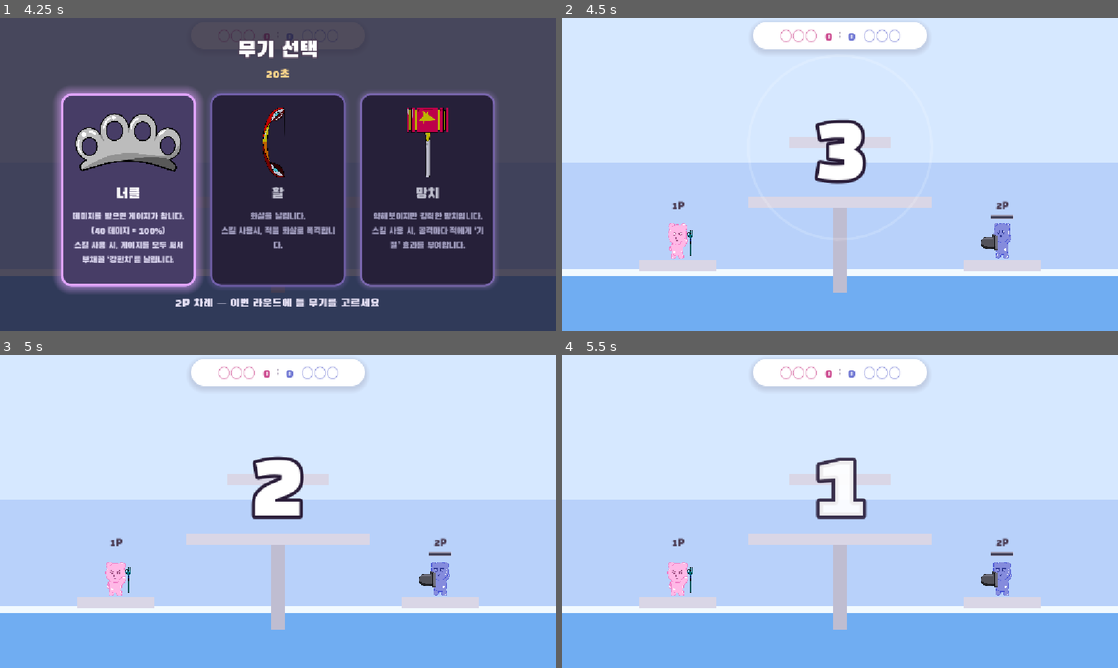
Above: before the commit, frames 1-4 (two rows, left to right).
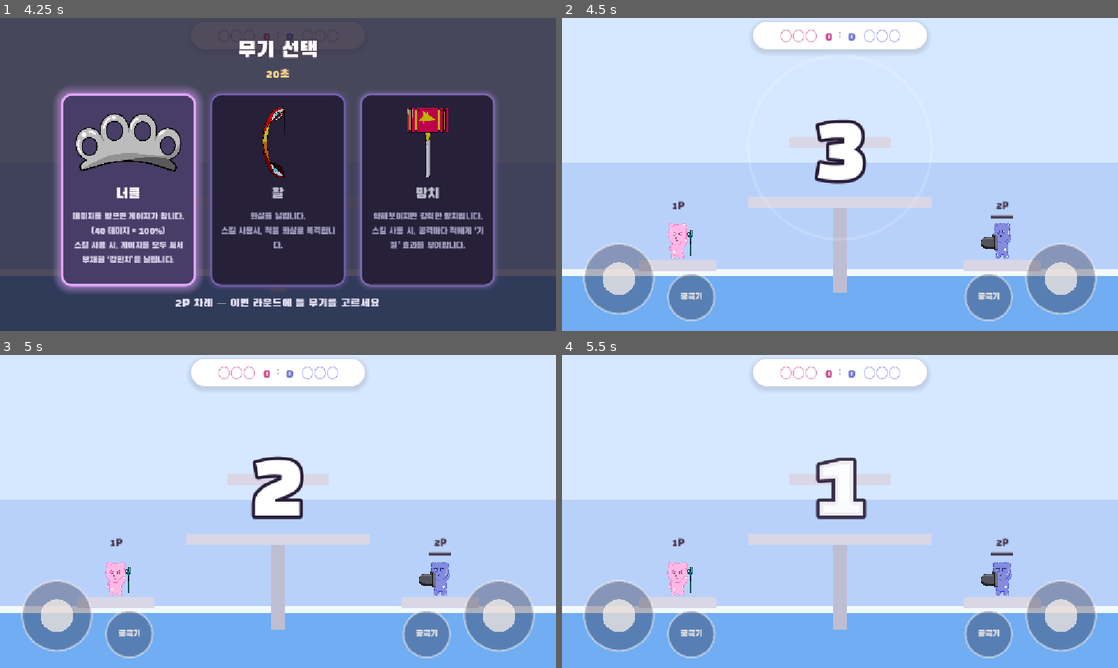
Above: after the commit, the same moments.

Repository: KADSA-OFFICIAL/Group-3
Game: Godot game, scene res://scenes/title.tscn
Two runs of this game, one before a commit and one after it. Both use one fixed random seed, a clock stepped at 60 frames per second and the inputs below.
Inputs (mouse positions are in pixels of both pictures, inside the frame that each line leads up to):
- Up to frame 1 (4.25 s): click "시작" at 0.5 s; click "시작!" at 1.25 s; move the mouse to (400, 158) at 2.02 s; click (400, 158) at 2.17 s; tap Enter at 2.75 s; drag from (166, 190) to (278, 327) at 2.77 s; click "삼지창" at 3.5 s
- Up to frame 2 (4.5 s): click "너클" at 4.25 s
- Up to frame 3 (5 s): no input
- Up to frame 4 (5.5 s): move the mouse to (895, 442) at 5.02 s; click (895, 442) at 5.17 s

Frame 1 is identical in both runs. In frame 2, 6.7% of the frame differs, in the area x 3-97%, y 71-97%; in frame 3, 6.7%; in frame 4, 6.7%.

Commit message:
feat: 모바일 전환 — 양쪽 가상 조이스틱 + 궁극기 버튼으로 조작한다 (#322)
한 태블릿/폰을 가로로 놓고 둘이 마주 잡는 구도다. 화면 왼쪽 아래가 1P,
오른쪽 아래가 2P이고 각자 조이스틱 하나 + 궁극기 버튼 하나를 쓴다.

- 조이스틱 하나가 이동·점프(위)·급강하(아래)를 다 맡는다. 문턱은 가로가
  낮고(0.32) 세로가 높다(0.58) — 걷다가 손가락이 조금 올라갔다고 뛰면 안 된다
- 세기는 늘 1.0 이다. 아날로그면 키보드와 이동 속도가 달라지고 그것은
  전투 수치를 건드리는 것과 같다
- 손가락을 받는 곳은 touch_controls.gd 하나다 — Button·_gui_input 은
  마우스 에뮬레이션으로 오는 손가락 하나만 받아서, 조작물마다 따로 받으면
  두 사람이 동시에 못 민다
- 게임 로직은 조작물을 모른다. Input.parse_input_event() 로 액션을 흉내 내므로
  read_input()·WeaponPick._unhandled_input() 를 한 줄도 안 고쳤고 키보드도 그대로다
- 덮는 화면(WeaponPick·ResultOverlay·MatchIntro)이 뜨면 접히면서 잡고 있던
  것을 놓는다 — 안 놓으면 무기를 고르는 동안 젤리가 계속 달린다
- project.godot 에 가로 고정·뷰포트 1152x648 명시, export_presets.cfg 에
  Android 프리셋 추가
- 문서: CLAUDE.md·AGENTS.md·README.md·docs/build.md

Co-Authored-By: Claude Opus 5 <noreply@anthropic.com>

Diff:
--- a/project.godot
+++ b/project.godot
@@ -25,7 +25,11 @@
 
 [display]
 
+window/size/viewport_width=1152
+window/size/viewport_height=648
 window/stretch/mode="canvas_items"
+window/stretch/aspect="keep"
+window/handheld/orientation="landscape"
 
 [gui]
 
--- a/scenes/main.tscn
+++ b/scenes/main.tscn
@@ -6,6 +6,7 @@
 [ext_resource type="PackedScene" path="res://scenes/match_intro.tscn" id="6_intro"]
 [ext_resource type="PackedScene" path="res://scenes/point_gain.tscn" id="7_point"]
 [ext_resource type="PackedScene" path="res://scenes/countdown.tscn" id="8_count"]
+[ext_resource type="PackedScene" path="res://scenes/touch_controls.tscn" id="9_touch"]
 
 [node name="Main" type="Node2D"]
 script = ExtResource("2_mainscript")
@@ -85,6 +86,9 @@
 
 [node name="Countdown" parent="UI/HUD" instance=ExtResource("8_count")]
 
+[node name="TouchControls" parent="UI/HUD" instance=ExtResource("9_touch")]
+covers = [NodePath("../WeaponPick"), NodePath("../ResultOverlay"), NodePath("../MatchIntro")]
+
 [node name="ResultOverlay" type="Control" parent="UI/HUD"]
 visible = false
 anchor_right = 1.0
--- /dev/null
+++ b/scenes/touch_controls.tscn
@@ -0,0 +1,105 @@
+[gd_scene format=3]
+
+[ext_resource type="Script" path="res://scripts/touch_controls.gd" id="1_touch"]
+[ext_resource type="Script" path="res://scripts/virtual_stick.gd" id="2_stick"]
+[ext_resource type="Script" path="res://scripts/skill_button.gd" id="3_skill"]
+
+[node name="TouchControls" type="Control"]
+layout_mode = 3
+anchors_preset = 15
+anchor_right = 1.0
+anchor_bottom = 1.0
+grow_horizontal = 2
+grow_vertical = 2
+mouse_filter = 2
+script = ExtResource("1_touch")
+
+[node name="P1Stick" type="Control" parent="."]
+layout_mode = 1
+anchors_preset = 2
+anchor_top = 1.0
+anchor_bottom = 1.0
+offset_left = 46.0
+offset_top = -180.0
+offset_right = 190.0
+offset_bottom = -36.0
+grow_vertical = 0
+mouse_filter = 2
+script = ExtResource("2_stick")
+player_id = 1
+
+[node name="P1Skill" type="Control" parent="."]
+layout_mode = 1
+anchors_preset = 2
+anchor_top = 1.0
+anchor_bottom = 1.0
+offset_left = 220.0
+offset_top = -118.0
+offset_right = 316.0
+offset_bottom = -22.0
+grow_vertical = 0
+mouse_filter = 2
+script = ExtResource("3_skill")
+player_id = 1
+
+[node name="Label" type="Label" parent="P1Skill"]
+layout_mode = 1
+anchors_preset = 15
+anchor_right = 1.0
+anchor_bottom = 1.0
+grow_horizontal = 2
+grow_vertical = 2
+mouse_filter = 2
+theme_override_colors/font_color = Color(0.99, 0.95, 0.92, 0.86)
+theme_override_font_sizes/font_size = 18
+text = "궁극기"
+horizontal_alignment = 1
+vertical_alignment = 1
+
+[node name="P2Stick" type="Control" parent="."]
+layout_mode = 1
+anchors_preset = 3
+anchor_left = 1.0
+anchor_top = 1.0
+anchor_right = 1.0
+anchor_bottom = 1.0
+offset_left = -190.0
+offset_top = -180.0
+offset_right = -46.0
+offset_bottom = -36.0
+grow_horizontal = 0
+grow_vertical = 0
+mouse_filter = 2
+script = ExtResource("2_stick")
+player_id = 2
+
+[node name="P2Skill" type="Control" parent="."]
+layout_mode = 1
+anchors_preset = 3
+anchor_left = 1.0
+anchor_top = 1.0
+anchor_right = 1.0
+anchor_bottom = 1.0
+offset_left = -316.0
+offset_top = -118.0
+offset_right = -220.0
+offset_bottom = -22.0
+grow_horizontal = 0
+grow_vertical = 0
+mouse_filter = 2
+script = ExtResource("3_skill")
+player_id = 2
+
+[node name="Label" type="Label" parent="P2Skill"]
+layout_mode = 1
+anchors_preset = 15
+anchor_right = 1.0
+anchor_bottom = 1.0
+grow_horizontal = 2
+grow_vertical = 2
+mouse_filter = 2
+theme_override_colors/font_color = Color(0.99, 0.95, 0.92, 0.86)
+theme_override_font_sizes/font_size = 18
+text = "궁극기"
+horizontal_alignment = 1
+vertical_alignment = 1
--- /dev/null
+++ b/scripts/skill_button.gd
@@ -0,0 +1,61 @@
+extends Control
+## 궁극기(특수 공격) 버튼 하나 (#322).
+##
+## `virtual_stick.gd` 와 같은 방식이다 — 손가락을 직접 받지 않고 `touch_controls.gd` 가
+## 나눠 주며, `Input.parse_input_event()` 로 `p1_skill`·`p2_skill` 을 흉내 낸다.
+##
+## **누르고 있는 시간이 그대로 유지되어야 한다** — 방패는 짧게/길게를 누른 길이로 가르고
+## (`Player._check_long_press()`), 그 길이를 재는 것은 판정 쪽이다. 여기서 눌림을 한 프레임만
+## 내보내면 긴 누름이 영영 안 나온다. 그래서 뗄 때까지 눌린 상태로 둔다.
+##
+## `Button` 을 쓰지 않고 직접 그리는 이유는 멀티터치다 — `Button` 은 마우스 에뮬레이션으로
+## 오는 손가락 하나만 받아서, 두 사람이 동시에 누르면 한쪽이 먹힌다.
+
+const RADIUS := 48.0
+
+## 조이스틱과 같은 옅기다. 눌린 동안에만 진해져서 들어간 것이 보인다.
+const BASE_COLOR := Color(0.16, 0.14, 0.22, 0.34)
+const RIM_COLOR := Color(0.99, 0.95, 0.92, 0.46)
+const PRESSED_COLOR := Color(0.8, 0.29, 0.56, 0.78)
+const PRESSED_RIM_COLOR := Color(0.99, 0.95, 0.92, 0.86)
+
+@export var player_id: int = 1
+
+var _pressed := false
+
+
+func _draw() -> void:
+	var center := size * 0.5
+	draw_circle(center, RADIUS, PRESSED_COLOR if _pressed else BASE_COLOR)
+	draw_arc(center, RADIUS, 0.0, TAU, 40,
+			PRESSED_RIM_COLOR if _pressed else RIM_COLOR, 3.0, true)
+
+
+func press(_global_pos: Vector2) -> void:
+	_set_pressed(true)
+
+
+## 손가락이 버튼 밖으로 미끄러져도 놓지 않는다 — 누르고 있는 중에 조금 움직이는 것은
+## 흔한 일이고, 그때마다 특수가 끊기면 긴 누름을 유지할 수 없다.
+func drag(_global_pos: Vector2) -> void:
+	pass
+
+
+func release() -> void:
+	_set_pressed(false)
+
+
+func release_all() -> void:
+	release()
+
+
+func _set_pressed(down: bool) -> void:
+	if _pressed == down:
+		return
+	_pressed = down
+	var ev := InputEventAction.new()
+	ev.action = GameState.action(player_id, "skill")
+	ev.pressed = down
+	ev.strength = 1.0 if down else 0.0
+	Input.parse_input_event(ev)
+	queue_redraw()
--- /dev/null
+++ b/scripts/touch_controls.gd
@@ -0,0 +1,114 @@
+extends Control
+## 화면 터치 조작물 전체 (#322). 조이스틱 2개 + 궁극기 버튼 2개를 담고,
+## **손가락을 번호별로 갈라 나눠 주는 일**을 한다.
+##
+## ## 왜 여기서 한꺼번에 받나
+##
+## 두 사람이 한 화면을 잡는 게임이라 **동시에 눌리는 것이 정상**이다. 그런데 Godot 의
+## `Button`·`_gui_input` 은 마우스 에뮬레이션으로 올라오는 **손가락 하나만** 받는다 —
+## 조작물마다 따로 받게 두면 두 번째 손가락이 통째로 없는 것이 되어, 한쪽이 미는 동안
+## 다른 쪽이 굳는다. `InputEventScreenTouch.index`(손가락 번호)를 볼 수 있는 곳은
+## `_input()` 하나뿐이라, 받는 곳을 여기 하나로 모으고 조작물에는 나눠만 준다.
+##
+## ## 마우스도 같이 받는다
+##
+## PC 에서 F5 로 확인할 길을 없애지 않기 위해서다. 기기에서는 손가락 하나가 터치와
+## 에뮬레이션된 마우스로 **두 번** 올라오지만, 둘 다 같은 조작물로 가고 조작물의
+## `press()` 는 같은 상태를 다시 넣는 것이라 겹쳐도 탈이 없다.
+
+## 마우스를 손가락 번호로 취급할 때 쓰는 값. 실제 손가락 번호는 0 이상이라 겹치지 않는다.
+const MOUSE_FINGER := -1
+
+## 전체 화면을 덮는 화면들. 하나라도 떠 있으면 조작물은 접힌다 —
+## 무기 카드는 직접 터치해야 하고, 그 위에 조이스틱이 떠 있으면 카드를 가린다.
+## 결과 화면·경기 표지도 화면을 통째로 가져가는 것이라 같이 넣는다.
+##
+## **목록으로 둔 이유**는 덮는 화면이 더 생겨도 씬에서 한 줄 더하면 끝나게 하기 위해서다 —
+## 이름을 코드에 박으면 연출이 늘 때마다 이 파일을 고쳐야 한다.
+@export var covers: Array[NodePath] = []
+
+@onready var _pads: Array[Control] = [
+	$P1Stick, $P1Skill, $P2Stick, $P2Skill,
+]
+
+## 손가락 번호 → 그 손가락이 잡고 있는 조작물.
+var _fingers := {}
+
+
+func _ready() -> void:
+	for path in covers:
+		var overlay := get_node_or_null(path)
+		if overlay != null:
+			overlay.visibility_changed.connect(_refresh)
+	_refresh()
+
+
+## 덮는 화면이 떠 있으면 접는다. **접을 때 잡고 있던 것을 놓아야 한다** —
+## 안 놓으면 밀던 방향이 눌린 채로 남아 무기를 고르는 동안 젤리가 계속 달린다.
+func _refresh() -> void:
+	var blocked := false
+	for path in covers:
+		var overlay := get_node_or_null(path)
+		if overlay != null and overlay.visible:
+			blocked = true
+	if visible == (not blocked):
+		return
+	visible = not blocked
+	if blocked:
+		_release_everything()
+
+
+func _release_everything() -> void:
+	_fingers.clear()
+	for pad in _pads:
+		pad.release_all()
+
+
+func _input(event: InputEvent) -> void:
+	if not visible:
+		return
+
+	if event is InputEventScreenTouch:
+		_handle_press(event.index, event.position, event.pressed)
+	elif event is InputEventScreenDrag:
+		_handle_drag(event.index, event.position)
+	elif event is InputEventMouseButton and event.button_index == MOUSE_BUTTON_LEFT:
+		_handle_press(MOUSE_FINGER, event.position, event.pressed)
+	elif event is InputEventMouseMotion:
+		_handle_drag(MOUSE_FINGER, event.position)
+
+
+func _handle_press(finger: int, pos: Vector2, pressed: bool) -> void:
+	if pressed:
+		var pad := _pad_at(pos)
+		if pad == null:
+			return
+		_fingers[finger] = pad
+		pad.press(pos)
+		get_viewport().set_input_as_handled()
+		return
+
+	# 뗀 손가락. 잡고 있던 것이 없으면 남의 화면을 만진 것이라 할 일이 없다.
+	if not _fingers.has(finger):
+		return
+	var held: Control = _fingers[finger]
+	_fingers.erase(finger)
+	held.release()
+	get_viewport().set_input_as_handled()
+
+
+func _handle_drag(finger: int, pos: Vector2) -> void:
+	if not _fingers.has(finger):
+		return
+	var held: Control = _fingers[finger]
+	held.drag(pos)
+	get_viewport().set_input_as_handled()
+
+
+## 이 자리를 맡은 조작물. 조이스틱은 원이지만 **네모 칸 전체**를 받는다 —
+## 원 밖을 살짝 짚었다고 안 잡히면 보지 않고 더듬는 손가락이 자꾸 헛짚는다.
+func _pad_at(pos: Vector2) -> Control:
+	for pad in _pads:
+		if pad.get_global_rect().has_point(pos):
+			return pad
+	return null
--- /dev/null
+++ b/scripts/virtual_stick.gd
@@ -0,0 +1,105 @@
+extends Control
+## 가상 조이스틱 하나 — 한 사람 몫의 **이동·점프·급강하**를 전부 맡는다 (#322).
+##
+## **게임 로직은 이 노드를 모른다.** 손가락 위치를 보고 `Input.parse_input_event()` 로
+## `p1_left`·`p2_jump` 같은 **액션을 흉내 내기만** 한다 — 그래서 `Player.read_input()` 도
+## `WeaponPick._unhandled_input()` 도 한 줄 고치지 않았고, 키보드도 그대로 동작한다.
+## 조작물을 더 만들 일이 생겨도 같은 방식으로 붙이면 된다.
+##
+## **손가락을 직접 받지 않는다** — 멀티터치는 `touch_controls.gd` 가 손가락 번호별로
+## 나눠 주고, 여기는 `press()`·`drag()`·`release()` 세 개만 받는다. 두 사람이 동시에
+## 미는 것이 이 게임의 전부라, 손가락 분배를 조작물마다 따로 하면 서로 끊어먹는다.
+
+## 바닥 원의 반지름(px). 노드 크기는 이것의 두 배인 정사각이라 가운데가 곧 `size / 2` 다.
+const RADIUS := 72.0
+## 손잡이 반지름.
+const KNOB_RADIUS := 34.0
+
+## 액션이 나가는 문턱 (반지름에 대한 비율).
+##
+## **가로는 낮고 세로는 높다** — 걷다가 손가락이 조금 올라갔다고 뛰면 안 되기 때문이다.
+## 반대로 좌우는 조금만 밀어도 나가야 걷기 시작이 굼뜨지 않다.
+const MOVE_THRESHOLD := 0.32
+const JUMP_THRESHOLD := 0.58
+const FALL_THRESHOLD := 0.50
+
+## **세기는 늘 1.0 이다 — 아날로그가 아니다.**
+## `Player.apply_movement()` 이 `Input.get_axis()` 값을 속도에 그대로 곱하므로, 반쯤 민
+## 손가락을 반쯤 걷는 것으로 넘기면 키보드와 이동 속도가 달라진다. 그것은 전투 수치를
+## 건드리는 것과 같다 (#322 Non-goal).
+const PRESS_STRENGTH := 1.0
+
+## 젤리를 가리지 않을 만큼 옅게, 그러나 어떤 맵 배경 위에서도 보일 만큼 진하게.
+## 조작물은 화면 아래를 차지하는데 젤리도 거기 서 있어서, 불투명하게 두면 발이 사라진다.
+const BASE_COLOR := Color(0.16, 0.14, 0.22, 0.34)
+const RIM_COLOR := Color(0.99, 0.95, 0.92, 0.46)
+const KNOB_COLOR := Color(0.99, 0.95, 0.92, 0.72)
+const KNOB_ACTIVE_COLOR := Color(0.96, 0.55, 0.78, 0.92)
+
+## 이 조이스틱이 흉내 낼 액션의 주인. 씬에서 정한다 (1P·2P).
+@export var player_id: int = 1
+
+## 손잡이가 가운데에서 벗어난 만큼. 길이는 `RADIUS` 를 넘지 않는다.
+var _knob := Vector2.ZERO
+var _active := false
+
+## 지금 눌린 것으로 쳐 둔 액션들. **바뀌는 순간에만** 이벤트를 내보내기 위해 들고 있다 —
+## 매 프레임 다시 내보내면 `is_action_just_pressed()` 가 계속 참이 되어 점프가 연사된다.
+var _held := {}
+
+
+func _draw() -> void:
+	var center := size * 0.5
+	draw_circle(center, RADIUS, BASE_COLOR)
+	draw_arc(center, RADIUS, 0.0, TAU, 48, RIM_COLOR, 3.0, true)
+	var knob_color := KNOB_ACTIVE_COLOR if _active else KNOB_COLOR
+	draw_circle(center + _knob, KNOB_RADIUS, knob_color)
+
+
+## 손가락이 내려앉았다. 누른 자리로 손잡이가 곧장 따라간다 —
+## 가운데부터 다시 밀게 하면 짧은 화면에서 한 번에 못 민다.
+func press(global_pos: Vector2) -> void:
+	_active = true
+	drag(global_pos)
+
+
+func drag(global_pos: Vector2) -> void:
+	if not _active:
+		return
+	_knob = (global_pos - (global_position + size * 0.5)).limit_length(RADIUS)
+	_apply()
+	queue_redraw()
+
+
+func release() -> void:
+	_active = false
+	_knob = Vector2.ZERO
+	_apply()
+	queue_redraw()
+
+
+## 눌러 둔 것을 전부 놓는다. 조작물이 접힐 때 부르지 않으면 **젤리가 계속 달린다** —
+## 무기 선택 카드가 뜨는 순간이 그 자리다.
+func release_all() -> void:
+	release()
+
+
+## 손잡이 위치를 액션으로 옮긴다.
+func _apply() -> void:
+	var v := _knob / RADIUS
+	_set_action("left", v.x < -MOVE_THRESHOLD)
+	_set_action("right", v.x > MOVE_THRESHOLD)
+	_set_action("jump", v.y < -JUMP_THRESHOLD)
+	_set_action("fast_fall", v.y > FALL_THRESHOLD)
+
+
+## 액션 하나의 상태를 맞춘다. **달라졌을 때만** 이벤트를 내보낸다.
+func _set_action(suffix: String, down: bool) -> void:
+	if bool(_held.get(suffix, false)) == down:
+		return
+	_held[suffix] = down
+	var ev := InputEventAction.new()
+	ev.action = GameState.action(player_id, suffix)
+	ev.pressed = down
+	ev.strength = PRESS_STRENGTH if down else 0.0
+	Input.parse_input_event(ev)
Not shown, changed: export_presets.cfg
Not shown: 1 places in scenes/main.tscn that only renumber resources
Not shown, changed: AGENTS.md
Not shown, changed: CLAUDE.md
Not shown, changed: README.md
Not shown, changed: docs/build.md
